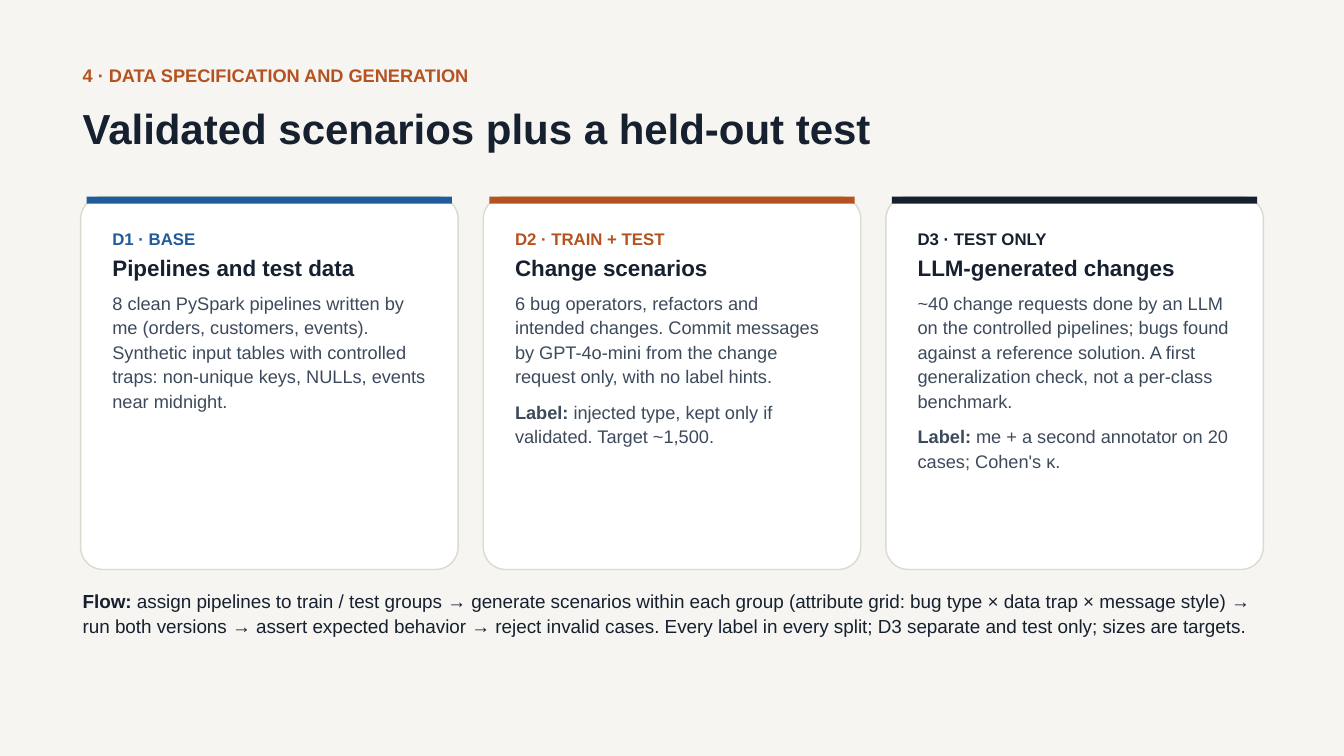
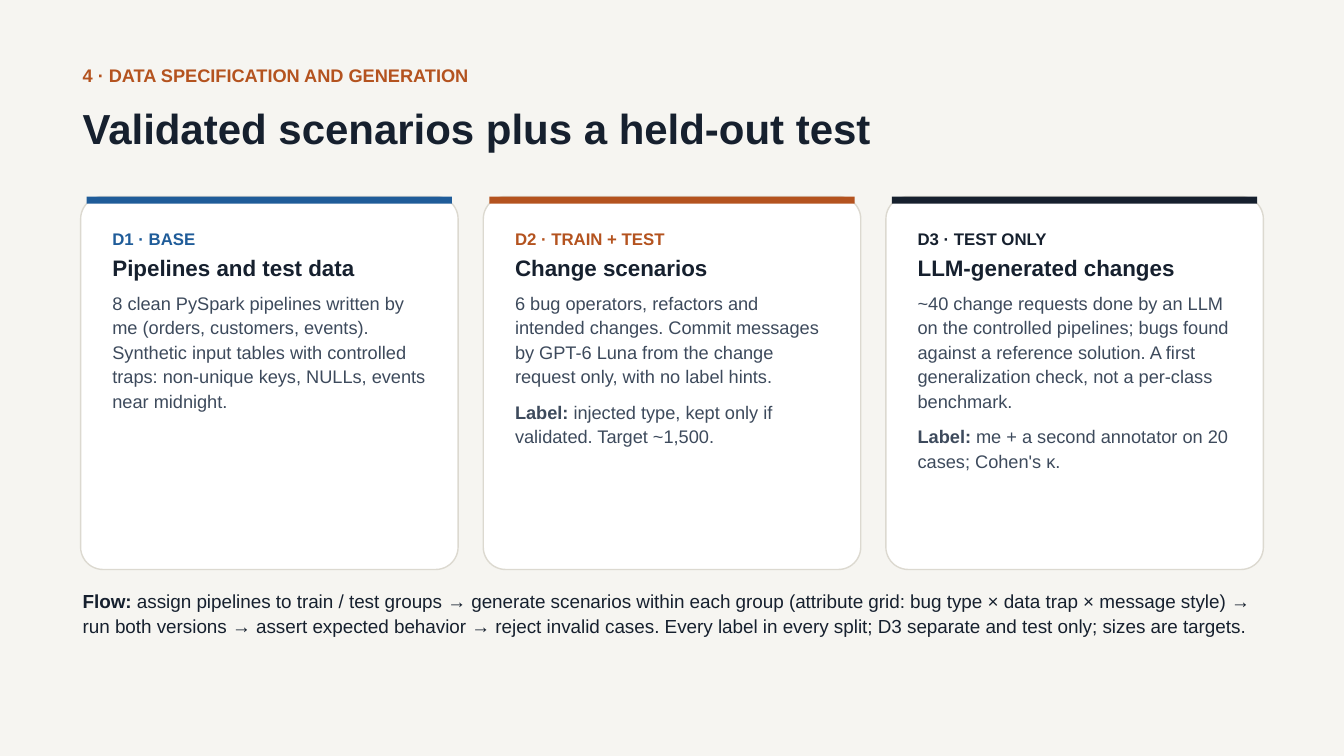
Before and after one commit to benshak/PipeGuard, a slide deck: slide 8 of Slides/01_Proposal_PipeGuard.pptx. Drawn at 1344x756 pixels with LibreOffice and Linux fonts; fonts in the diff are those of the drawing. Boxes give left, top, right and bottom in pixels: in the first picture for what was removed or moved away, otherwise in the second. Text is boxed around its words. In the diff, an @@ line names an element or a change of style, - is before the commit and + after.

```diff
--- a/Slides/01_Proposal_PipeGuard.pptx
+++ b/Slides/01_Proposal_PipeGuard.pptx
@@ text in rounded rectangle at box(515, 297, 819, 387): text changed @@
-6 bug operators, refactors and intended changes. Commit messages by GPT-4o-mini from the change request only, with no label hints.
+6 bug operators, refactors and intended changes. Commit messages by GPT-6 Luna from the change request only, with no label hints.
```
Also in this commit, not shown: 2 other slides changed, 1 other file.
